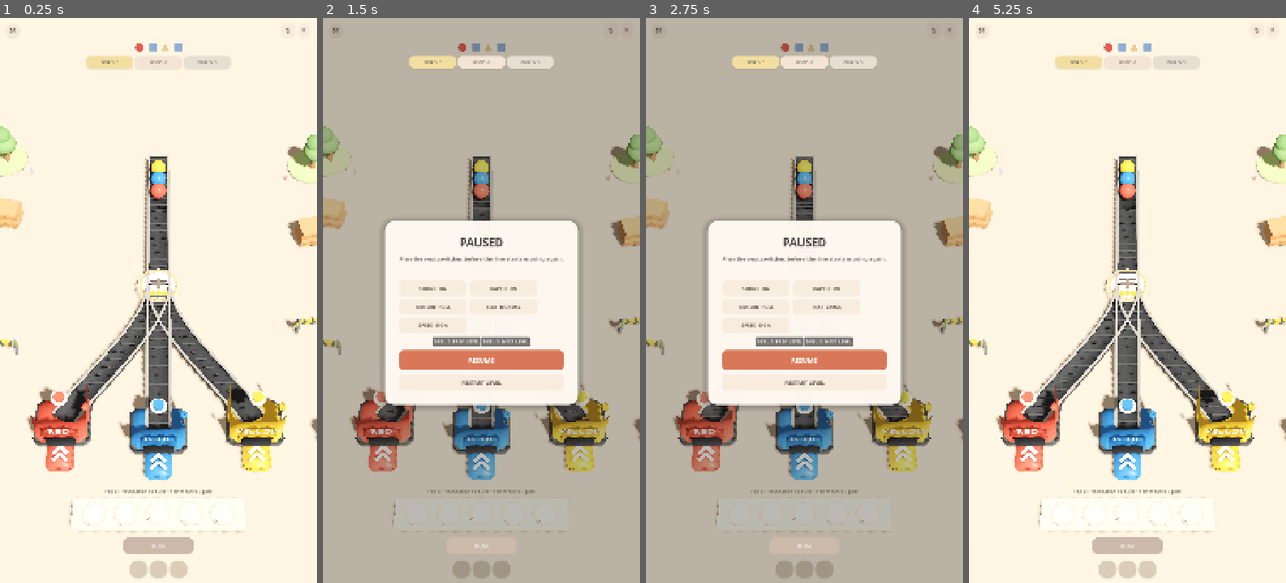
Above: before the commit, frames 1-4 (left to right).
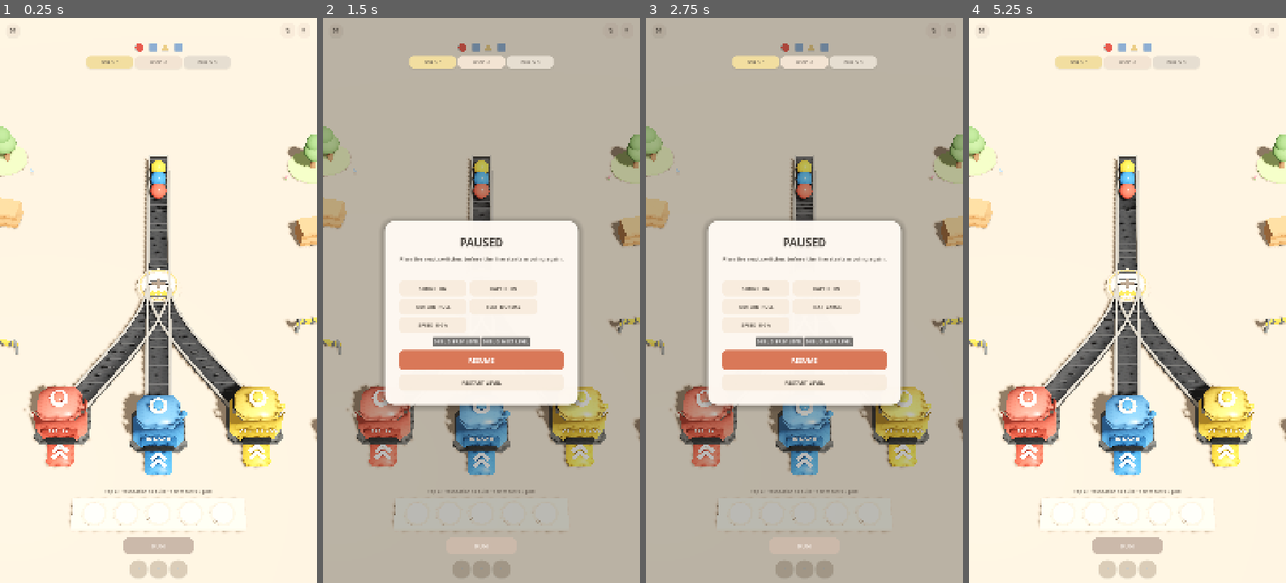
Above: after the commit, the same moments.

Repository: mocchaust64/rail_game
Game: Godot game, scene res://app/main.tscn
Two runs of this game, one before a commit and one after it. Both use one fixed random seed, a clock stepped at 60 frames per second and the inputs below.
Inputs:
- Up to frame 1 (0.25 s): no input
- Up to frame 2 (1.5 s): click "↻" at 0.5 s; click "Ⅱ" at 1.25 s
- Up to frame 3 (2.75 s): click "TEXT NORMAL" at 2 s
- Up to frame 4 (5.25 s): click "RESTART LEVEL" at 2.75 s; click "↻" at 3.5 s; click "Ⅱ" at 4.25 s; click "RESTART LEVEL" at 5 s

The runs differ from the first frame. In frame 1, 5.0% of the frame differs, in the area x 7-91%, y 64-82%; in frame 2, 3.6%; in frame 3, 3.6%; in frame 4, 5.0%.

Commit message:
art: rebuild factory machines with cohesive toy-factory silhouettes

Diff:
--- a/gameplay/machine_visuals.gd
+++ b/gameplay/machine_visuals.gd
@@ -1,8 +1,8 @@
 class_name MachineVisuals
 extends RefCounted
-# Custom reference-video machines. The body is a generated chamfered toy mesh,
-# shared by source and destinations so the gameplay scene has one visual language
-# without depending on external model packs.
+# Cohesive toy-factory machines generated from primitives. The visual target is
+# the AI reference: chunky rounded silhouettes, one strong dark mouth, a simple
+# top control, and colour used as identity rather than decoration noise.
 
 
 static func create_source_shell(parent: Node3D) -> Node3D:
@@ -10,32 +10,26 @@
     root.name = "SourceShell"
     parent.add_child(root)
 
-    var shadow_base := _chamfered_box(Vector3(1.52, 0.16, 1.42), 0.16, Color("#55585A"), 0.60)
-    shadow_base.position.y = 0.08
-    root.add_child(shadow_base)
-
-    var body := _chamfered_box(Vector3(1.40, 1.06, 1.30), 0.18, VisualFactory.BLUE, 0.34)
-    body.position.y = 0.62
-    root.add_child(body)
-
-    var face := _chamfered_box(Vector3(0.92, 0.54, 0.10), 0.10, Color("#286FB7"), 0.38)
-    face.position = Vector3(0, 0.54, 0.66)
+    _add_shadow_plinth(root, Vector3(1.48, 0.14, 1.32))
+
+    var shell := _chamfered_box(Vector3(1.34, 1.02, 1.20), 0.24, Color("#6DA7D1"), 0.42)
+    shell.position.y = 0.60
+    root.add_child(shell)
+
+    var cap := _chamfered_box(Vector3(1.18, 0.18, 1.02), 0.20, Color("#8BC0E0"), 0.36)
+    cap.position.y = 1.08
+    root.add_child(cap)
+
+    var face := _chamfered_box(Vector3(0.92, 0.50, 0.10), 0.10, Color("#3D79A4"), 0.48)
+    face.position = Vector3(0, 0.53, 0.615)
     root.add_child(face)
 
-    var mouth := _chamfered_box(Vector3(0.74, 0.36, 0.12), 0.07, Color("#2F3235"), 0.48)
-    mouth.position = Vector3(0, 0.42, 0.73)
+    var mouth := _chamfered_box(Vector3(0.72, 0.31, 0.13), 0.07, Color("#252A2D"), 0.72)
+    mouth.position = Vector3(0, 0.40, 0.685)
     root.add_child(mouth)
 
-    var ring := _cylinder(0.36, 0.075, Color("#DDE1E0"), 0.25, 0.20)
-    ring.name = "LaunchRing"
-    ring.position = Vector3(0, 1.21, -0.02)
-    root.add_child(ring)
-
-    var top_button := _cylinder(0.25, 0.07, VisualFactory.BLUE, 0.20)
-    top_button.position = Vector3(0, 1.265, -0.02)
-    root.add_child(top_button)
-
-    _add_lever(root, VisualFactory.BLUE)
+    _add_top_control(root, Color("#5B9BC8"))
+    _add_side_button(root, Color("#5B9BC8"))
     return root
 
 
@@ -45,58 +39,61 @@
     parent.add_child(root)
 
     var colour := VisualFactory.kind_color(kind)
-    var dark_colour := colour.darkened(0.16)
-
-    var shadow_base := _chamfered_box(Vector3(1.62, 0.16, 1.48), 0.16, Color("#55585A"), 0.60)
-    shadow_base.position.y = 0.08
-    root.add_child(shadow_base)
-
-    var body := _chamfered_box(Vector3(1.48, 1.14, 1.34), 0.18, colour, 0.33)
-    body.position.y = 0.66
+    var shell_colour := colour.lightened(0.06)
+    var face_colour := colour.darkened(0.18)
+
+    _add_shadow_plinth(root, Vector3(1.58, 0.14, 1.40))
+
+    # Slightly tapered/chamfered body with a distinct cap gives the same toy
+    # appliance read as the reference instead of a raw coloured cube.
+    var body := _chamfered_box(Vector3(1.42, 1.10, 1.26), 0.27, shell_colour, 0.40)
+    body.position.y = 0.64
     root.add_child(body)
 
-    var face := _chamfered_box(Vector3(1.02, 0.68, 0.11), 0.10, dark_colour, 0.38)
-    face.position = Vector3(0, 0.58, 0.69)
+    var cap := _chamfered_box(Vector3(1.24, 0.20, 1.08), 0.23, colour.lightened(0.13), 0.34)
+    cap.position.y = 1.14
+    root.add_child(cap)
+
+    var face := _chamfered_box(Vector3(1.00, 0.60, 0.105), 0.12, face_colour, 0.50)
+    face.position = Vector3(0, 0.58, 0.65)
     root.add_child(face)
 
-    var mouth := _chamfered_box(Vector3(0.84, 0.42, 0.13), 0.07, Color("#303236"), 0.46)
-    mouth.position = Vector3(0, 0.40, 0.765)
+    var mouth := _chamfered_box(Vector3(0.82, 0.35, 0.14), 0.08, Color("#24282B"), 0.72)
+    mouth.position = Vector3(0, 0.39, 0.725)
     root.add_child(mouth)
 
-    var tongue := _chamfered_box(Vector3(0.78, 0.085, 0.92), 0.10, colour, 0.42)
-    tongue.position = Vector3(0, 0.095, 1.08)
-    root.add_child(tongue)
-    _chevron(root, 0.96)
-    _chevron(root, 1.18)
-
-    var sign := _chamfered_box(Vector3(0.82, 0.24, 0.055), 0.06, dark_colour, 0.42)
-    sign.position = Vector3(0, 0.91, 0.755)
-    root.add_child(sign)
-
+    # One clean destination label above the mouth. No duplicate symbols.
     var label := Label3D.new()
     label.text = kind.to_upper()
-    label.font_size = 88
-    label.pixel_size = 0.00355
-    label.modulate = Color.WHITE
+    label.font_size = 84
+    label.pixel_size = 0.00345
+    label.modulate = Color("#FFF9F0")
     label.outline_size = 4
     label.outline_modulate = Color(0, 0, 0, 0.12)
-    label.position = Vector3(0, 0.91, 0.79)
+    label.position = Vector3(0, 0.84, 0.72)
     root.add_child(label)
+
+    # The receiving tongue is wide, short and visually welded to the machine.
+    var tongue := _chamfered_box(Vector3(0.76, 0.075, 0.86), 0.12, colour, 0.46)
+    tongue.position = Vector3(0, 0.09, 1.00)
+    root.add_child(tongue)
+    _chevron(root, 0.91)
+    _chevron(root, 1.11)
 
     var badge_anchor := Node3D.new()
     badge_anchor.name = "TopBadge"
-    badge_anchor.position = Vector3(0, 1.31, -0.03)
+    badge_anchor.position = Vector3(0, 1.33, -0.02)
     root.add_child(badge_anchor)
-
-    var top_ring := _cylinder(0.24, 0.055, Color("#E4E2DC"), 0.24, 0.16)
+    var top_ring := _cylinder(0.255, 0.055, Color("#EEE9DF"), 0.44, 0.08)
     badge_anchor.add_child(top_ring)
-    var top_button := _cylinder(0.16, 0.075, colour, 0.20)
-    top_button.position.y = 0.055
+    var top_button := _sphere(0.155, colour.lightened(0.04), 0.28, 0.08)
+    top_button.scale.y = 0.55
+    top_button.position.y = 0.07
     badge_anchor.add_child(top_button)
 
-    _add_lever(root, colour)
-    var lamp := _sphere(0.095, colour, 0.18, 0.16)
-    lamp.position = Vector3(0.70, 1.02, 0.10)
+    _add_side_button(root, colour)
+    var lamp := _sphere(0.078, colour.lightened(0.08), 0.24, 0.10)
+    lamp.position = Vector3(0.66, 0.96, 0.08)
     root.add_child(lamp)
 
     return {
@@ -107,50 +104,118 @@
     }
 
 
-static func create_processor_shell(parent: Node3D, colour: Color = Color("#4D97DF")) -> Node3D:
-    # Mid-track machine inspired by the blue processor in the reference. The
-    # rail still owns movement; this shell simply wraps a normal graph node.
+static func populate_sorter_shell(parent: Node3D, mapping: Array, directions: Array) -> Dictionary:
+    # Blue is deliberately reserved for the routing appliance itself, matching
+    # the reference processor while the cargo colours remain decision signals.
+    var body_blue := Color("#5C9FD0")
+    var dark_blue := Color("#315F7F")
+    var lights: Array[MeshInstance3D] = []
+    var roof_lights: Array[MeshInstance3D] = []
+
+    _add_shadow_plinth(parent, Vector3(1.72, 0.14, 1.48))
+
+    var body := _chamfered_box(Vector3(1.56, 1.14, 1.34), 0.28, body_blue, 0.40)
+    body.position.y = 0.66
+    parent.add_child(body)
+
+    var cap := _chamfered_box(Vector3(1.34, 0.20, 1.14), 0.24, Color("#79B5DB"), 0.34)
+    cap.position.y = 1.17
+    parent.add_child(cap)
+
+    var face := _chamfered_box(Vector3(1.04, 0.58, 0.11), 0.12, dark_blue, 0.50)
+    face.position = Vector3(0, 0.58, -0.69)
+    parent.add_child(face)
+
+    var mouth := _chamfered_box(Vector3(0.78, 0.34, 0.14), 0.08, Color("#24282B"), 0.72)
+    mouth.position = Vector3(0, 0.40, -0.765)
+    parent.add_child(mouth)
+
+    _add_top_control(parent, body_blue)
+    _add_side_button(parent, body_blue)
+
+    # Three roof dots echo the three exits without forcing the player to decode
+    # tiny text on the appliance itself.
+    for i in range(3):
+        var kind := String(mapping[i]) if i < mapping.size() else "red"
+        var lamp := _sphere(0.095, VisualFactory.kind_color(kind), 0.24, 0.14)
+        lamp.position = Vector3((float(i) - 1.0) * 0.29, 1.37, 0.02)
+        parent.add_child(lamp)
+        roof_lights.append(lamp)
+
+    # Coloured port lamps sit exactly where the three physical conveyors leave
+    # the sorter, so the colour->lane relationship is spatial rather than verbal.
+    for i in range(mini(3, directions.size())):
+        var dir: Vector3 = directions[i]
+        var kind := String(mapping[i]) if i < mapping.size() else "red"
+
+        var housing := _cylinder(0.20, 0.10, Color("#41484C"), 0.64, 0.06)
+        housing.position = dir * 0.71 + Vector3(0, 0.26, 0)
+        parent.add_child(housing)
+
+        var light := _sphere(0.145, VisualFactory.kind_color(kind), 0.22, 0.14)
+        light.position = dir * 0.75 + Vector3(0, 0.36, 0)
+        parent.add_child(light)
+        lights.append(light)
+
+    return {
+        "port_lights": lights,
+        "roof_lights": roof_lights,
+    }
+
+
+static func create_processor_shell(parent: Node3D, colour: Color = Color("#5C9FD0")) -> Node3D:
     var root := Node3D.new()
     root.name = "MidTrackProcessor"
     parent.add_child(root)
 
-    var base := _chamfered_box(Vector3(1.66, 0.16, 1.54), 0.16, Color("#55585A"), 0.60)
-    base.position.y = 0.08
-    root.add_child(base)
-
-    var body := _chamfered_box(Vector3(1.50, 1.18, 1.42), 0.20, colour, 0.32)
-    body.position.y = 0.68
+    _add_shadow_plinth(root, Vector3(1.62, 0.14, 1.46))
+
+    var body := _chamfered_box(Vector3(1.48, 1.12, 1.34), 0.28, colour, 0.40)
+    body.position.y = 0.65
     root.add_child(body)
 
-    var face_front := _chamfered_box(Vector3(0.92, 0.52, 0.12), 0.09, colour.darkened(0.18), 0.38)
-    face_front.position = Vector3(0, 0.50, 0.73)
+    var cap := _chamfered_box(Vector3(1.26, 0.19, 1.12), 0.23, colour.lightened(0.12), 0.34)
+    cap.position.y = 1.16
+    root.add_child(cap)
+
+    var face_front := _chamfered_box(Vector3(0.96, 0.54, 0.11), 0.11, colour.darkened(0.20), 0.50)
+    face_front.position = Vector3(0, 0.55, 0.70)
     root.add_child(face_front)
-    var mouth_front := _chamfered_box(Vector3(0.74, 0.34, 0.14), 0.07, Color("#2E3235"), 0.46)
-    mouth_front.position = Vector3(0, 0.43, 0.80)
+    var mouth_front := _chamfered_box(Vector3(0.76, 0.33, 0.14), 0.08, Color("#252A2D"), 0.72)
+    mouth_front.position = Vector3(0, 0.40, 0.775)
     root.add_child(mouth_front)
 
-    var mouth_back := _chamfered_box(Vector3(0.70, 0.30, 0.10), 0.06, Color("#34383A"), 0.48)
-    mouth_back.position = Vector3(0, 0.43, -0.755)
+    var mouth_back := _chamfered_box(Vector3(0.72, 0.29, 0.11), 0.07, Color("#30363A"), 0.68)
+    mouth_back.position = Vector3(0, 0.40, -0.72)
     root.add_child(mouth_back)
 
-    var ring := _cylinder(0.31, 0.07, Color("#E3E1DB"), 0.24, 0.16)
-    ring.position = Vector3(0, 1.34, -0.03)
-    root.add_child(ring)
-    var dome := _sphere(0.22, colour.lightened(0.08), 0.18)
+    _add_top_control(root, colour)
+    _add_side_button(root, colour)
+    return root
+
+
+static func _add_shadow_plinth(parent: Node3D, size: Vector3) -> void:
+    var plinth := _chamfered_box(size, 0.18, Color("#55595B"), 0.68)
+    plinth.position.y = 0.07
+    parent.add_child(plinth)
+
+
+static func _add_top_control(parent: Node3D, colour: Color) -> void:
+    var ring := _cylinder(0.27, 0.055, Color("#ECE8DF"), 0.42, 0.08)
+    ring.position = Vector3(0, 1.32, -0.02)
+    parent.add_child(ring)
+    var dome := _sphere(0.17, colour.lightened(0.05), 0.25, 0.08)
     dome.scale.y = 0.52
-    dome.position = Vector3(0, 1.40, -0.03)
-    root.add_child(dome)
-
-    _add_lever(root, colour)
-    return root
-
-
-static func _add_lever(parent: Node3D, colour: Color) -> void:
-    var stem := _cylinder(0.045, 0.42, Color("#73777A"), 0.32, 0.18)
-    stem.position = Vector3(0.70, 0.76, 0.04)
+    dome.position = Vector3(0, 1.39, -0.02)
+    parent.add_child(dome)
+
+
+static func _add_side_button(parent: Node3D, colour: Color) -> void:
+    var stem := _cylinder(0.040, 0.28, Color("#73787A"), 0.42, 0.08)
+    stem.position = Vector3(0.70, 0.79, 0.02)
     parent.add_child(stem)
-    var knob := _sphere(0.095, colour, 0.20)
-    knob.position = Vector3(0.70, 1.00, 0.04)
+    var knob := _sphere(0.085, colour.lightened(0.04), 0.26)
+    knob.position = Vector3(0.70, 0.96, 0.02)
     parent.add_child(knob)
 
 
@@ -205,12 +270,12 @@
 
 
 static func _chevron(parent: Node3D, z_value: float) -> void:
-    var left := _box(Vector3(0.10, 0.035, 0.30), Color.WHITE, 0.44)
-    left.position = Vector3(-0.10, 0.16, z_value)
+    var left := _box(Vector3(0.10, 0.035, 0.28), Color("#FFF9F0"), 0.50)
+    left.position = Vector3(-0.10, 0.15, z_value)
     left.rotation.y = -PI * 0.25
     parent.add_child(left)
-    var right := _box(Vector3(0.10, 0.035, 0.30), Color.WHITE, 0.44)
-    right.position = Vector3(0.10, 0.16, z_value)
+    var right := _box(Vector3(0.10, 0.035, 0.28), Color("#FFF9F0"), 0.50)
+    right.position = Vector3(0.10, 0.15, z_value)
     right.rotation.y = PI * 0.25
     parent.add_child(right)
 
